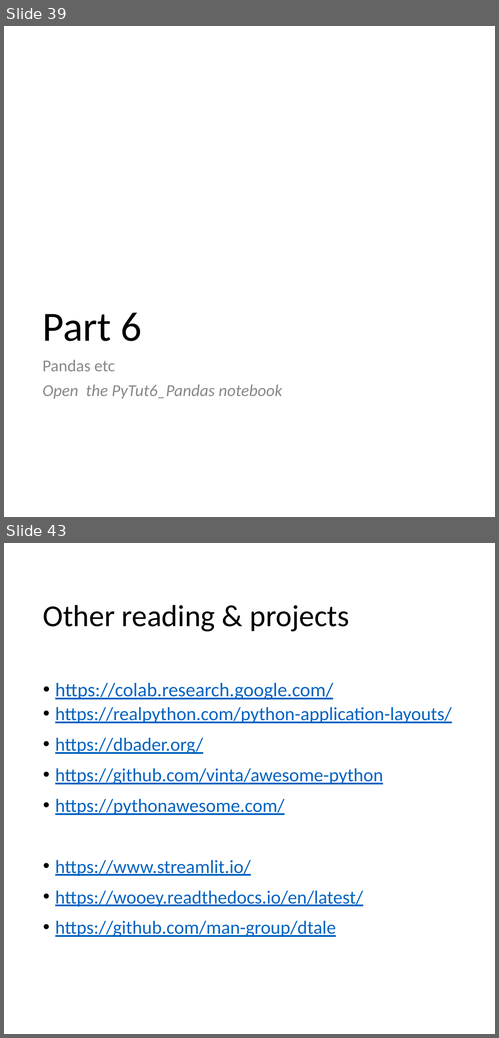
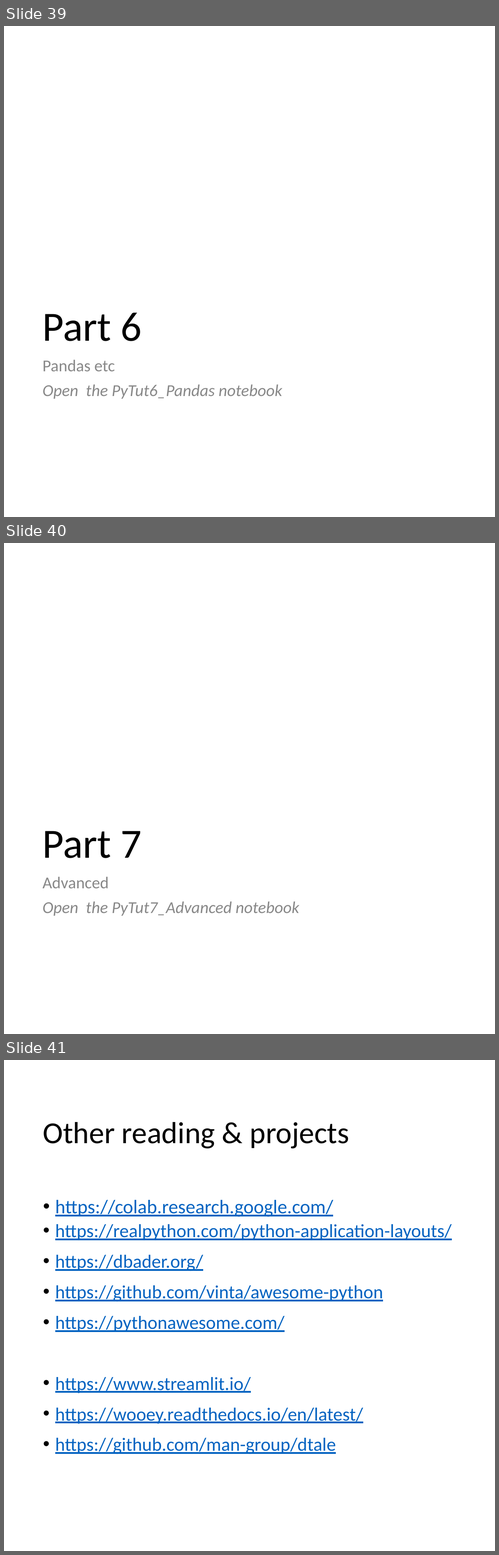
Before and after one commit to mrkbutty/PythonTutButty01, a slide deck: PyTut1_Intro.pptx. Shown one above the other, each under a label of ours: slides 39 and 43 before the commit, slides 39, 40 and 41 after it; the slides between them are not shown. The pictures are 499x1038 and 499x1555 pixels, drawn with LibreOffice and Linux fonts; fonts in the diff are those of the drawing. Boxes give left, top, right and bottom in pixels: in the first picture for what was removed or moved away, otherwise in the second. Text is boxed around its words. In the diff, an @@ line names an element or a change of style, - is before the commit and + after.

```diff
--- a/PyTut1_Intro.pptx
+++ b/PyTut1_Intro.pptx
@@ slide 40 added at <box>4,543,495,1034</box>, background #FFFFFF @@
@@ title added at <box>43,831,142,858</box>, 60 pt, text #000000 @@
+Part 7
@@ text added at <box>43,877,299,916</box>, 24 pt, text #888888, italic @@
+Advanced
+Open the PyTut7_Advanced notebook
@@ what was slide 43 is now slide 41 @@
```
Also in this commit, not shown: 4 slides changed, 3 slides removed, 4 other files.
